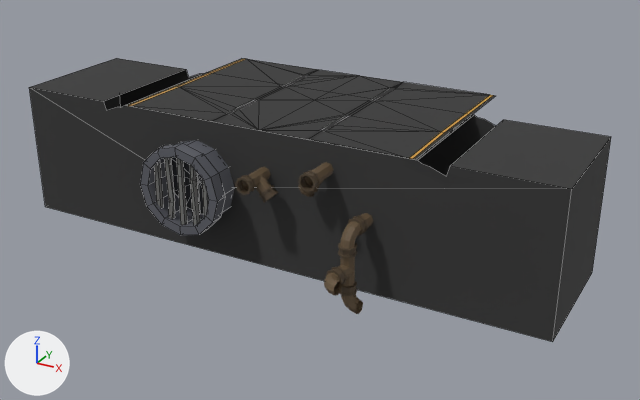
The OBJ model 3d Runner/Assets/Models/road_hole_left.obj as it was, and as the next commit left it.
Rendered twice from a camera (50 mm lens) standing at (0.1387, -0.156, 0.0644) and looking at (0.0436, 0.0169, -0.022). Lighting does not change. The marker at lower left points along +X, +Y and +Z. Mesh edges are drawn as thin lines on the coarser meshes. Where no turn or scale is listed for an object, it has been applied to the vertices. Vertices at the same position are counted once.

In view in the first picture: 'Cube.001_Cube.002', 'SM_Env_Road_03_Mesh.001', 'SM_Env_Road_YellowLines_02_Mesh.001_SM_Env_Road_YellowLines_02_Mesh.003', 'SM_Env_Road_YellowLines_02_Mesh.002', 'SM_Env_WaterEdge_Pipe_01_Mesh.007', 'SM_Prop_Pipe_Part_T_01.001_Mesh.010', 'SM_Prop_Pipe_Part_T_01_Mesh.006', 'SM_Prop_Pipe_Present_03_Mesh'.
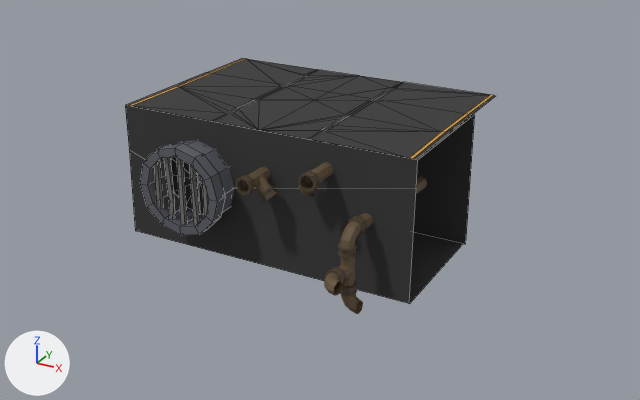
Location of each change, (x1, y1, x2, y2) in pixels of the pictures (640 x 400 px):
'Cube.001_Cube.002', reshaped: before (29, 58, 611, 342); after (125, 105, 475, 304)
part 1 of me_cube_001_cube_002, cut back: before (29, 58, 611, 342); after (125, 106, 475, 304)

What changed in the scene script:
```text
Change me_cube_001_cube_002:
    used by ob_cube_001_cube_002; location = (0.0, 0.0, 0.0)
    remove me_cube_001_cube_002.from_pydata(...)  # 92 vertices, 42 faces; spans x -0.0315..0.1064, y -0.0001..0.0332, z -0.0334..-0.0001
    add me_cube_001_cube_002.from_pydata(...)  # 78 vertices, 38 faces; spans x -0.0006..0.0756, y -0.0001..0.0332, z -0.0334..-0.0001
    me_cube_001_cube_002 part 1
    22 vertices are removed from x -0.0315..0.1064, y -0.0001..0.0332, z -0.0334..-0.0001
    8 faces are deleted
    2 vertices move from x 0.0761..0.0779, y 0.0332, z -0.0007..-0.0005 to x 0.0755..0.0756, y 0.0332, z -0.0334..-0.0001
    8 vertices are added at x -0.0006..0.0753, y -0.0001..0.0332, z -0.0334..-0.0063
    4 new faces join them
```
